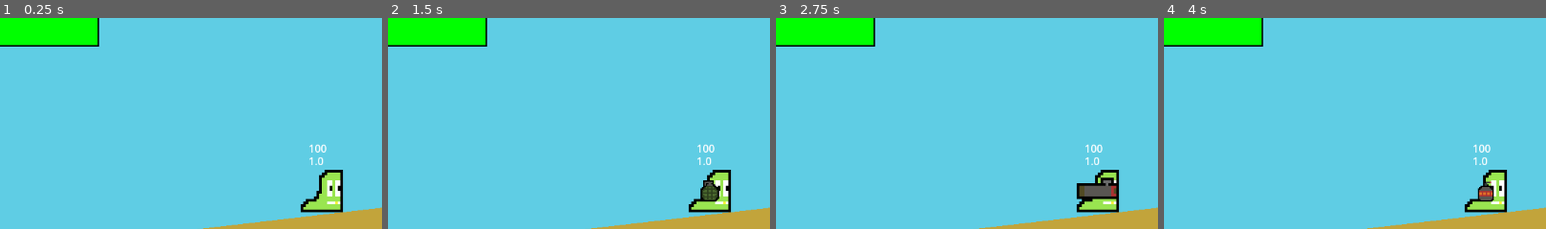
Above: before the commit, frames 1-4 (left to right).
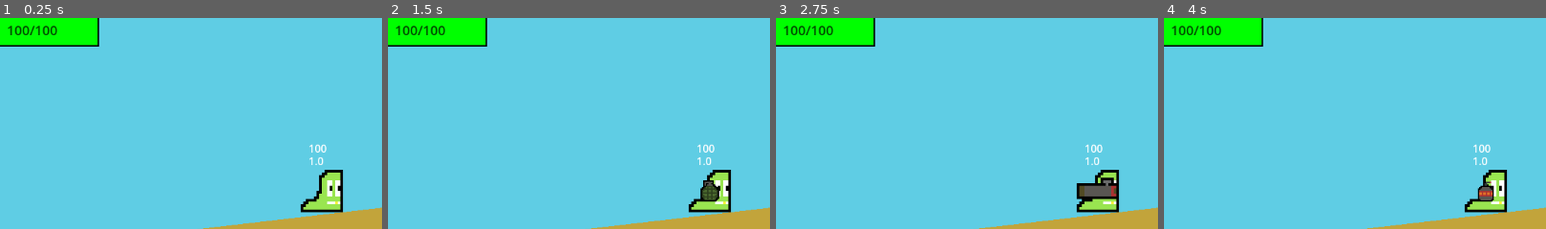
Above: after the commit, the same moments.

Repository: WilliamOFDavis/slugs_2d
Game: Godot game, scene res://Scenes/levels/level.tscn
Two runs of this game, one before a commit and one after it. Both use one fixed random seed, a clock stepped at 60 frames per second and the inputs below.
Inputs (mouse positions are % of the whole screen's width and height, from its top left):
- Up to frame 1 (0.25 s): no input
- Up to frame 2 (1.5 s): click (37, 92) at 0.52 s; click (44, 92) at 1.27 s
- Up to frame 3 (2.75 s): click (50, 92) at 2.02 s
- Up to frame 4 (4 s): click (56, 92) at 2.77 s; click (63, 92) at 3.52 s
The pictures show only the part of the screen within x 8-58%, y 13-63%; the shares and areas given below are measured in that part.

The runs differ from the first frame. In frame 1, 0.3% of the frame differs, in the area x 2-15%, y 3-9%; in frame 2, 0.3%; in frame 3, 0.3%; in frame 4, 0.3%.

Commit message:
fixed infinite recursion on slug death explosion chain reaction

Diff:
--- a/Resources/team.gd
+++ b/Resources/team.gd
@@ -15,9 +15,10 @@
 func add_slug(slug: Slug) -> void:
 	slugs.append(slug)
 
-func remove_slug(slug: Slug) -> void:
+func remove_slug(slug: Slug, death: bool = false) -> void:
 	slugs.erase(slug)
-	slug.explode()
+	if !death:
+		slug.death()
 	slug_index -= 1
 
 func get_remaining_slug_count() -> int:
--- a/Scenes/levels/level.gd
+++ b/Scenes/levels/level.gd
@@ -106,4 +106,4 @@
 		goto_next_turn()
 	if !$EndTurnTimer.is_stopped():
 		$EndTurnTimer.stop()
-	slug.current_team.remove_slug(slug)
+	slug.current_team.remove_slug(slug, true)
--- a/Scenes/projectiles/grenade.tscn
+++ b/Scenes/projectiles/grenade.tscn
@@ -16,7 +16,7 @@
 physics_material_override = SubResource("PhysicsMaterial_820vn")
 script = ExtResource("1_eh0hm")
 detonation_timer = NodePath("DetonationTimer")
-force_magnitude = 15001.0
+force_magnitude = 20000.0
 
 [node name="Sprite2D" type="Sprite2D" parent="."]
 scale = Vector2(2, 2)
@@ -29,7 +29,7 @@
 
 [node name="ExplosionRadius" type="CollisionPolygon2D" parent="ExplosionRadiusComponent"]
 position = Vector2(-2, 13)
-polygon = PackedVector2Array(-93, -63, -81, -78, -59, -95, -38, -101, -10, -102, 18, -100, 57, -94, 87, -73, 112, -45, 120, -7, 119, 23, 103, 54, 64, 79, 24, 86, -13, 86, -51, 78, -85, 66, -100, 12, -102, -14, -102, -44)
+polygon = PackedVector2Array(-128, -104, -96, -129, -62, -140, -21, -145, 13, -147, 50, -144, 95, -121, 128, -102, 152, -57, 151, -7, 144, 22, 121, 75, 96, 113, 30, 123, -18, 129, -83, 126, -142, 86, -171, 29, -165, -26, -150, -75)
 
 [node name="DetonationTimer" type="Timer" parent="."]
 wait_time = 4.0
--- a/Scenes/projectiles/rocket.tscn
+++ b/Scenes/projectiles/rocket.tscn
@@ -7,7 +7,7 @@
 [node name="Rocket" type="Node2D" node_paths=PackedStringArray("collision_area")]
 script = ExtResource("1_5gt1y")
 collision_area = NodePath("Area2D")
-speed = 100.0
+speed = 200.0
 gravity = 300.0
 
 [node name="Sprite2D" type="Sprite2D" parent="."]
--- a/Scenes/slugs/slug.gd
+++ b/Scenes/slugs/slug.gd
@@ -1,7 +1,7 @@
+
+
 extends CharacterBody2D
-
 class_name Slug
-
 var jumping = false
 var gravity: float = 50.0
 var is_zooming_out: bool = false
@@ -12,9 +12,10 @@
 var current_inventory: Inventory
 var weapon_index: int = 0
 var active_turn: bool = false
+var is_dying: bool = false
 var health: int = 100:
 	set(new_health):
-		if new_health <= 0:
+		if new_health <= 0 and not is_dying:
 			death()
 		else:
 			health = new_health
@@ -22,11 +23,9 @@
 @onready var camera: Camera2D = $Camera2D
 @onready var velocity_component: VelocityComponent = $VelocityComponent
 # Called when the node enters the scene tree for the first time.
-
 signal turn_over
 signal shoot_projectile(projectile, start_position, direction, shooter)
 signal dead(slug)
-
 
 func _ready() -> void:
 	$InputComponent.connect("shoot_weapon", shoot_weap)
@@ -43,7 +42,6 @@
 
 func deactivate_slug() -> void:
 	active_turn = false
-
 
 func deactivate_camera() -> void:
 	camera.enabled = false
@@ -86,25 +84,33 @@
 		weapon_index -= 1
 		switch_weapon()
 
+func hit(shooter: Slug, damage:int = 0, knockback_direction: Vector2 = Vector2.ZERO):
+	if is_dying:
+		return
 
-func hit(shooter: Slug, damage:int = 0, knockback_direction: Vector2 = Vector2.ZERO):
-	if shooter.current_team != current_team:
-		health -= damage
-		velocity_component.knock_back(knockback_direction)
+	#if shooter.current_team != current_team:
+	health -= damage
+	velocity_component.knock_back(knockback_direction)
 
 func death() -> void:
+	if is_dying:
+		return
+	is_dying = true
 	dead.emit(self)
+	explode()
 
 func explode() -> void:
-	$ExplosionRadiusComponent.explode()
+	$ExplosionRadiusComponent.explode(true)
 	self.queue_free()
 
 func _physics_process(_delta: float) -> void:
-	velocity = velocity_component.get_velocity()
-	move_and_slide()
+	if not is_dying:
+		velocity = velocity_component.get_velocity()
+		move_and_slide()
 
 func _process(delta: float) -> void:
-	$Health.text = str(health)
+	if not is_dying:
+		$Health.text = str(health)
 
 func _on_input_component_switch_weapon() -> void:
 	switch_weapon()
--- a/Scenes/slugs/slug.tscn
+++ b/Scenes/slugs/slug.tscn
@@ -206,7 +206,7 @@
 script = ExtResource("9_2reqc")
 
 [node name="AirborneTimer" type="Timer" parent="."]
-wait_time = 0.2
+wait_time = 0.5
 one_shot = true
 
 [node name="ForceMult" type="Label" parent="."]
--- a/Scenes/user_interface/player_hud.gd
+++ b/Scenes/user_interface/player_hud.gd
@@ -54,7 +54,8 @@
 
 func draw_hud() -> void:
 	if active_slug != null:
-		$MarginContainer/VBoxContainer/HSplitContainer/HitPointsLabel.value = float(active_slug.health)
+		$MarginContainer/VBoxContainer/HSplitContainer/HitPointsBar.value = float(active_slug.health)
+		$MarginContainer/VBoxContainer/HSplitContainer/HitPointsBar/HitPointsLabel.text = "%s/%s" % [str(active_slug.health), "100"]
 		if active_slug.current_weapon != null:
 			$MarginContainer/VBoxContainer/HSplitContainer/AmmoTexture.texture = active_slug.current_weapon.weapon_texture
 			$MarginContainer/VBoxContainer/HSplitContainer/AmmoTexture/AmmoLabel.text = str(active_slug.current_weapon.current_ammo)
--- a/Scenes/user_interface/player_hud.tscn
+++ b/Scenes/user_interface/player_hud.tscn
@@ -21,6 +21,10 @@
 border_width_right = 2
 border_width_bottom = 2
 border_color = Color(0, 0, 0, 1)
+
+[sub_resource type="LabelSettings" id="LabelSettings_hakws"]
+font_size = 20
+font_color = Color(0, 0.278431, 0, 1)
 
 [node name="PlayerHud" type="CanvasLayer"]
 script = ExtResource("1_8yskw")
@@ -91,13 +95,25 @@
 layout_mode = 2
 dragging_enabled = false
 
-[node name="HitPointsLabel" type="ProgressBar" parent="MarginContainer/VBoxContainer/HSplitContainer"]
+[node name="HitPointsBar" type="ProgressBar" parent="MarginContainer/VBoxContainer/HSplitContainer"]
 custom_minimum_size = Vector2(200, 50)
 layout_mode = 2
 size_flags_horizontal = 0
 theme_override_styles/background = SubResource("StyleBoxFlat_hakws")
 theme_override_styles/fill = SubResource("StyleBoxFlat_wk21n")
 show_percentage = false
+
+[node name="HitPointsLabel" type="Label" parent="MarginContainer/VBoxContainer/HSplitContainer/HitPointsBar"]
+layout_mode = 1
+anchors_preset = 15
+anchor_right = 1.0
+anchor_bottom = 1.0
+grow_horizontal = 2
+grow_vertical = 2
+text = "100/100"
+label_settings = SubResource("LabelSettings_hakws")
+horizontal_alignment = 1
+vertical_alignment = 1
 
 [node name="AmmoTexture" type="TextureRect" parent="MarginContainer/VBoxContainer/HSplitContainer"]
 custom_minimum_size = Vector2(64, 32)
--- a/components/explosion_radius_component.gd
+++ b/components/explosion_radius_component.gd
@@ -1,33 +1,48 @@
 extends Area2D
-
 class_name ExplosionRadiusComponent
-
 var explosion_radius: CollisionPolygon2D
 var bodies_in_range: Array[Node2D] = []
 var shooter: Slug
 @export var damage: int = 50
-
-
 func _ready() -> void:
 	explosion_radius = get_node("ExplosionRadius")
 	if get_parent() is Slug:
 		shooter = get_parent()
 	connect("body_entered", _body_entered)
 	connect("body_exited", _body_exited)
+func _body_entered(body:Node2D) -> void:
+	if body is Slug or body is TerrainPiece:
+		bodies_in_range.append(body)
+func _body_exited(body:Node2D) -> void:
+	bodies_in_range.erase(body)
 
-func _body_entered(body:Node2D) -> void:
-	if body != shooter:
-		if body is Slug or body is TerrainPiece:
-			bodies_in_range.append(body)
+static var explosion_chain_active: bool = false
 
-func _body_exited(body:Node2D) -> void:
-	if body != shooter:
-		bodies_in_range.erase(body)
-func explode() -> void:
+func explode(self_explosion: bool = false) -> void:
+	if explosion_chain_active:
+		call_deferred("_delayed_explode", self_explosion)
+		return
+
+	explosion_chain_active = true
+
 	for body in bodies_in_range:
-		if body != null:
-			if body is TerrainPiece:
-				body.terrain_explosion(explosion_radius)
-			elif body is Slug:
-				var direction_to_body: Vector2 = ( body.global_position -  get_parent().global_position).normalized()
+		if body != null and body is Slug:
+			if !(self_explosion and shooter == body):
+				var direction_to_body: Vector2 = (body.global_position - get_parent().global_position).normalized()
 				body.hit(shooter, damage, direction_to_body)
+
+	call_deferred("_explode_terrain")
+	call_deferred("_reset_explosion_chain")
+
+func _delayed_explode(self_explosion: bool = false) -> void:
+	await get_tree().process_frame
+	if not explosion_chain_active:
+		explode(self_explosion)
+
+func _reset_explosion_chain() -> void:
+	explosion_chain_active = false
+
+func _explode_terrain() -> void:
+	for body in bodies_in_range:
+		if body != null and body is TerrainPiece:
+			body.terrain_explosion(explosion_radius)
--- a/components/input_component.tscn
+++ b/components/input_component.tscn
@@ -4,4 +4,4 @@
 
 [node name="InputComponent" type="Node2D"]
 script = ExtResource("1_x3vdm")
-max_multiplier = 2.5
+max_multiplier = 3.0
Not shown: 1 places in Scenes/user_interface/player_hud.tscn that only renumber resources
